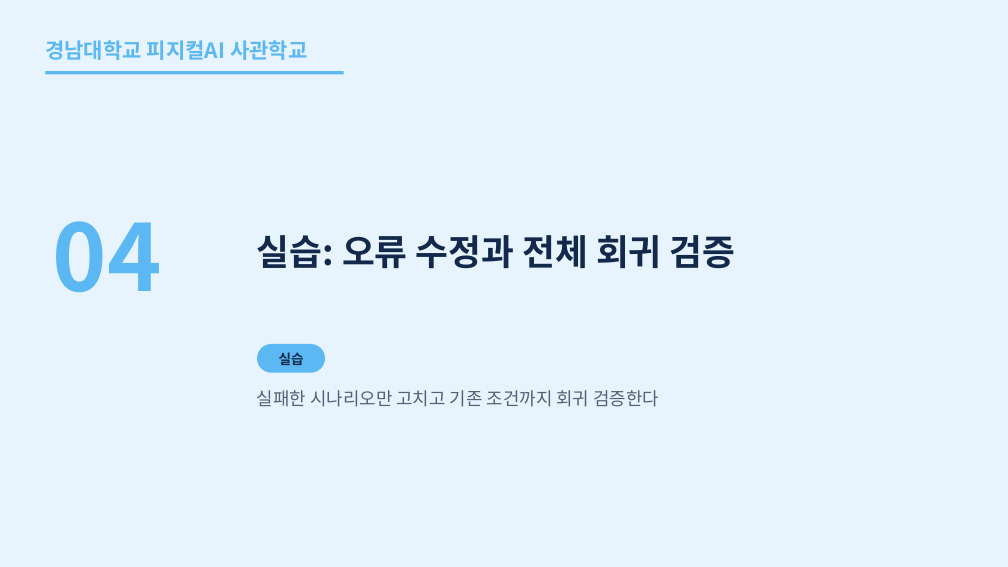
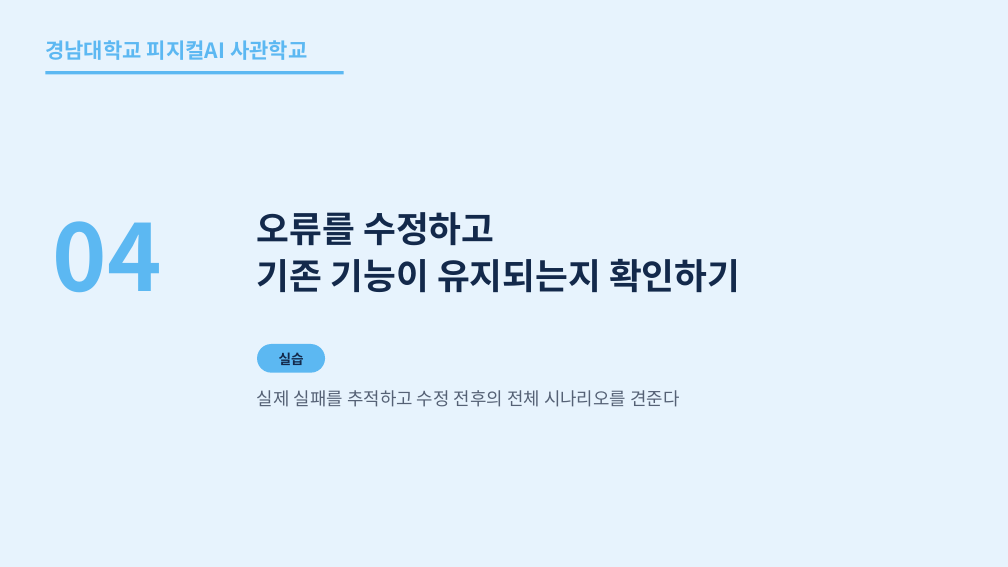
Before and after one commit to uengine-oss/hyd-iot-edu, a slide deck: slide 37 of workspace/강의제작/산출물/통합반/이론/08회차/통합반_08일차.pptx. Drawn at 1008x567 pixels with LibreOffice and Linux fonts; fonts in the diff are those of the drawing. Boxes give left, top, right and bottom in pixels: in the first picture for what was removed or moved away, otherwise in the second. Text is boxed around its words. In the diff, an @@ line names an element or a change of style, - is before the commit and + after.

Commit message:
통합반 8회차 37~38장 실패 수정과 회귀 검증 실습의 렌더·대본·낭독을 확정

```diff
--- a/workspace/강의제작/산출물/통합반/이론/08회차/통합반_08일차.pptx
+++ b/workspace/강의제작/산출물/통합반/이론/08회차/통합반_08일차.pptx
@@ text at box(257, 212, 740, 293): text changed @@
-실습: 오류 수정과 전체 회귀 검증
+오류를 수정하고
+기존 기능이 유지되는지 확인하기
@@ text at box(257, 390, 679, 407): text changed @@
-실패한 시나리오만 고치고 기존 조건까지 회귀 검증한다
+실제 실패를 추적하고 수정 전후의 전체 시나리오를 견준다
```
Also in this commit, not shown: 1 other slide changed, 11 other files.
